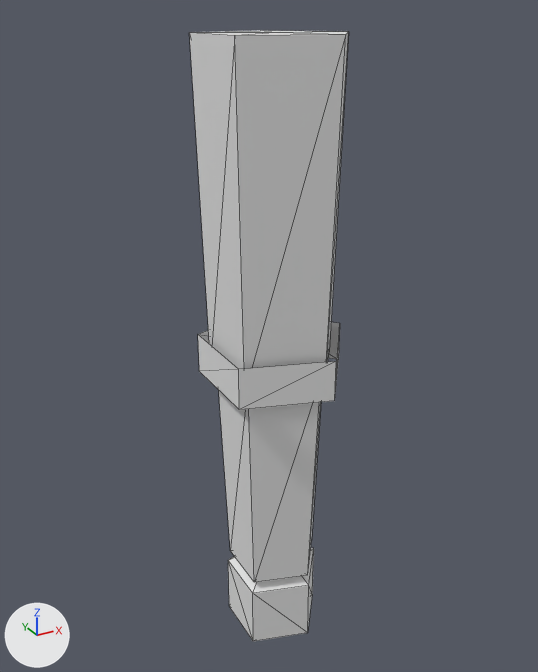
The OBJ model assets/models/citizens_low/arm_l.obj, before and after one commit.
Both versions are drawn from a 50 mm camera at (-0.278, -0.495, 0.016) aimed at (0.005, 0.019, -0.242). Lighting does not change. The marker at lower left points along +X, +Y and +Z. The first picture is the older version. Mesh edges are drawn as thin lines. Where no turn or scale is listed for an object, it has been applied to the vertices. Vertices at exactly the same position are counted once.

In view in the first picture: 'arm_l'.
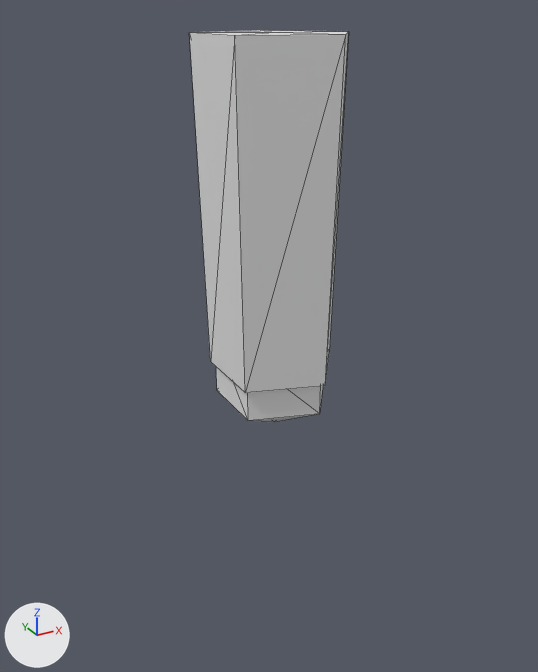
What differs and where, as boxes [x1, y1, x2, y2] in the pictures (538 x 672 px; the box of a moved part takes in the faces that stretch with it):
'arm_l', reshaped (36% shorter): before [189, 30, 349, 641]; after [189, 30, 349, 422]
part 1 of me_arm_l, deleted: before [228, 548, 314, 641]
part 2 of me_arm_l, moved or reshaped: before [198, 322, 340, 583]; after [216, 367, 323, 422]

The edits, one by one:
me_arm_l is used by ob_arm_l; location (0.0, 0.0, 0.0).
me_arm_l had 46 vertices, 70 faces and spanned x -0.053..0.065, y -0.062..0.062, z -0.558..0.0.
me_arm_l now has 24 vertices, 40 faces and spans x -0.05..0.062, y -0.059..0.059, z -0.315..0.0.
me_arm_l part 1: the loose piece of 12 vertices spanning x -0.036..0.045, y -0.041..0.041, z -0.558..-0.442 is deleted.
Part 2, on me_arm_l:
19 vertices are removed from x -0.053..0.065, y -0.062..0.062, z -0.46..-0.235.
30 faces are deleted.
3 vertices move from x 0.02..0.065, y -0.062..0.062, z -0.27 to x -0.041..0.0, y -0.03..0.0, z -0.315..-0.233.
9 vertices are added at x -0.041..0.05, y -0.048..0.048, z -0.287..-0.205.
20 new faces join them.
